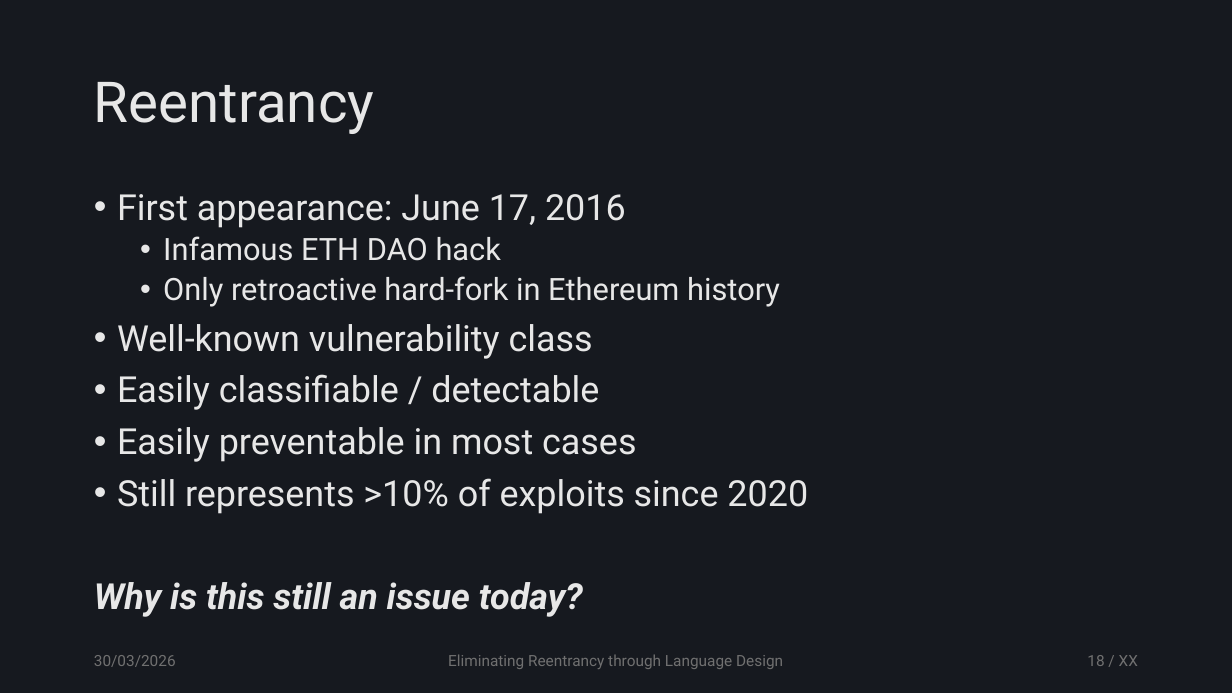
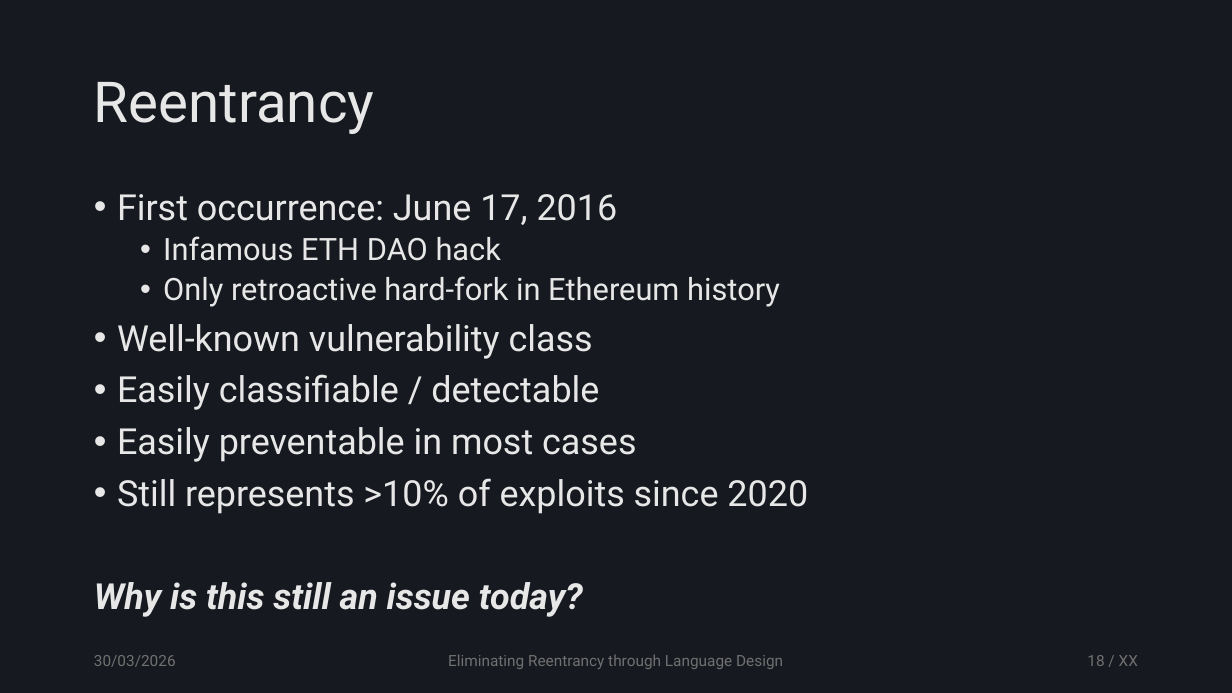
Before and after one commit to tzann/thesis, a slide deck: slide 18 of doc/presentation/Thesis.pptx. Drawn at 1232x693 pixels with LibreOffice and Linux fonts; fonts in the diff are those of the drawing. Boxes give left, top, right and bottom in pixels: in the first picture for what was removed or moved away, otherwise in the second. Text is boxed around its words. In the diff, an @@ line names an element or a change of style, - is before the commit and + after.

```diff
--- a/doc/presentation/Thesis.pptx
+++ b/doc/presentation/Thesis.pptx
@@ text at (117,194,618,225): text changed @@
-• First appearance: June 17, 2016
+• First occurrence: June 17, 2016
```
Also in this commit, not shown: 7 other slides changed, 1 slide added.
